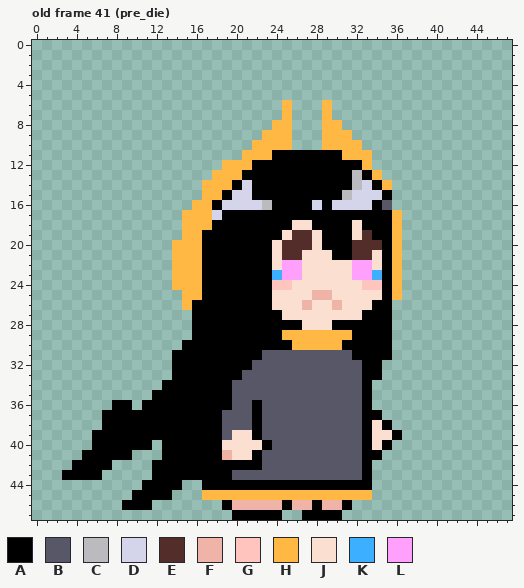
Pixel-art file, stored at saraqael/assets/ases/saraqael.ase. The picture above was drawn from the file before the commit.
48x48 pixels, 42 frames. Shown: old frame 41 (pre_die). The commit also changed other frames, which this record leaves out.
Palette (. is transparent): A #000000  B #575768  C #bbbabe  D #d4d4ea  E #522d29  F #efb3a7  G #ffc4bd  H #ffb844  J #fbe0d1  K #3cafff  L #ffa0fd
Pixels before, old frame 41 (pre_die), first column x 3:
 6 ......................H...H.......
 7 ......................H...H.......
 8 .....................HH...HH......
 9 ....................HHH...HHH.....
10 ...................HHHH...HHHH....
11 ..................HHHAAAAAAAHHH...
12 ................HHHAAAAAAAAAAAH...
13 ...............HHHAAAAAAAAAAACAH..
14 ..............HHHADAAAAAAAAAACDAH.
15 ..............HHADDAAAAAAAAACDDDA.
16 .............HHADDDDCAAAADADDDDAB.
17 ............HHHDAAAAAAAAAAAAAAAAAH
18 ............HHHAAAAAAAAJJAAAAJAAAH
19 ............HHAAAAAAAAJEEJAAAJEAAH
20 ...........HHHAAAAAAAJEEEJAAAEEEAH
21 ...........HHHAAAAAAAJEEJJJAAEEJAH
22 ...........HHHAAAAAAAJLLJJJJJLLJAH
23 ...........HHHAAAAAAAKLLJJJJJLLKAH
24 ...........HHHAAAAAAAGGJJJJJJJGGAH
25 ............HHAAAAAAAJJJJFFJJJJJAH
26 ............HAAAAAAAAJJJFJJFJJJAA.
27 .............AAAAAAAAAJJJJJJJJAAA.
28 .............AAAAAAAAAAAJJJAAAAAA.
29 .............AAAAAAAAAHHHHHHHAAAA.
30 ............AAAAAAAAAAAHHHHHAAAAA.
31 ...........AAAAAAAAABBBBBBBBBAAAA.
32 ...........AAAAAAAABBBBBBBBBBBAA..
33 ...........AAAAAAABBBBBBBBBBBBAA..
34 ..........AAAAAAABBBBBBBBBBBBBA...
35 .........AAAAAAAABBBBBBBBBBBBBA...
36 .....AA.AAAAAAAAABBABBBBBBBBBBA...
37 ....AAAAAAAAAAAABBBABBBBBBBBBBAA..
38 ....AAAAAAAAAAAABBBABBBBBBBBBBAJA.
39 ...AAAAAAAAAAAAABJJABBBBBBBBBBAJJA
40 ...AAAAAA.AAAAAAJJJJABBBBBBBBBAJA.
41 ..AAAAA...AAAAAAFJJABBBBBBBBBBAA..
42 .AAAA....AAAAAAAAAAABBBBBBBBBBA...
43 AAAA.....AAAAAAAABBBBBBBBBBBBBA...
44 ........AAAA..AAAAAAAAAAAAAAAAA...
45 .......AAAA...HHHHHHHHHHHHHHHHH...
46 ......AAA.......AFFFFFAFFAFFA.....
47 .................AAAAA..AAAA......
Now the later version:
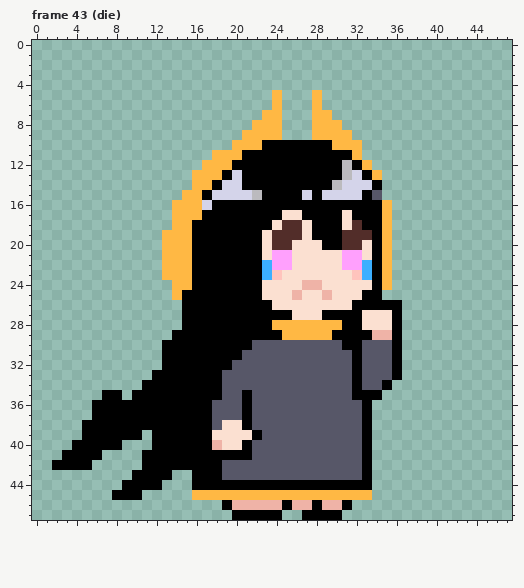
A new or re-ordered frame is compared with the old frame closest to it.
Edits made:
frames 42 -> 53
Frame 43 (die) is new; against old frame 41 (pre_die), layer "Layer":
y 5: x 24 . -> H; x 28 . -> H
y 6: x 24..25 .H -> H.; x 28..29 .H -> H.
y 7: x 23..25 ..H -> HH.; x 28 . -> H
y 8: x 22..23 .. -> HH; x 25 H -> .; x 28 . -> H
y 9: x 21..22 .. -> HH; x 25 H -> .; x 28 . -> H
y 10: x 20..21 .. -> HH; x 23..29 HHH...H -> AAAAAAA
y 11: x 18..23 ...HHH -> HHHAAA; x 31 H -> A; x 33 H -> .
y 12: x 17..18 .. -> HH; x 20..21 HH -> AA; x 31 A -> C
y 13: x 16..17 .. -> HH; x 19..20 HH -> AD; x 31..32 AC -> CD
y 14: x 16 . -> H; x 18..21 HHAD -> ADDA; x 30..32 AAC -> CDD; x 35 H -> .
y 15: x 15..19 ..HHA -> HHADD; x 22 A -> C; x 27 A -> D; x 29..31 AAC -> DDD; x 33..35 DDA -> AB.
y 16: x 14..15 .. -> HH; x 17 H -> D; x 19..23 DDDDC -> AAAAA; x 28 D -> A; x 30..33 DDDD -> AAAA; x 35 B -> H
y 17: x 14 . -> H; x 17..18 HD -> AA; x 25..26 AA -> JJ; x 31 A -> J; x 35..36 AH -> H.
y 18: x 14 . -> H; x 16..17 HH -> AA; x 24..26 AAJ -> JEE; x 31..32 AJ -> JE; x 35..36 AH -> H.
y 19: x 13..14 .. -> HH; x 16 H -> A; x 23..25 AAJ -> JEE; x 27..28 EJ -> JA; x 31..32 AJ -> EE; x 35..36 AH -> H.
y 20: x 13 . -> H; x 16 H -> A; x 23..24 AJ -> JE; x 26..27 EE -> JJ; x 31 A -> E; x 33..36 EEAH -> JAH.
y 21: x 13 . -> H; x 16 H -> A; x 23..26 AJEE -> JLLJ; x 30..36 AAEEJAH -> JLLJAH.
y 22: x 13 . -> H; x 16 H -> A; x 23..24 AJ -> KL; x 26 L -> J; x 31 J -> L; x 33..36 LJAH -> KAH.
y 23: x 13 . -> H; x 16 H -> A; x 23..26 AKLL -> KGJJ; x 32..36 LLKAH -> GKAH.
y 24: x 16 H -> A; x 23..25 AGG -> JJJ; x 27..28 JJ -> FF; x 33..36 GGAH -> JAH.
y 25: x 14..16 .HH -> HAA; x 23 A -> J; x 26 J -> F; x 28 F -> J; x 33..36 JJAH -> AA..
y 26: x 15 H -> A; x 27 F -> J; x 30 F -> J; x 32..33 JJ -> AA; x 36 . -> A
y 27: x 15 . -> A; x 25 J -> A; x 29..36 JJJJAAA. -> AAAAJJJA
y 28: x 15 . -> A; x 24..30 AAAJJJA -> HHHHHHH; x 33..36 AAA. -> JJJA
y 29: x 14..15 .. -> AA; x 30..31 HH -> AA; x 34..36 AA. -> FFA
y 30: x 13..14 .. -> AA; x 22..30 AAAAHHHHH -> BBBBBBBBB; x 33..36 AAA. -> BBBA
y 31: x 13 . -> A; x 21..22 AA -> BB; x 33..36 AAA. -> BBBA
y 32: x 13 . -> A; x 20..21 AA -> BB; x 32..36 BAA.. -> ABBBA
y 33: x 12..13 .. -> AA; x 19..20 AA -> BB; x 32..36 BAA.. -> ABBBA
y 34: x 11..12 .. -> AA; x 19 A -> B; x 32..35 BA.. -> ABBA
y 35: x 7..8 .. -> AA; x 10..11 .. -> AA; x 19 A -> B; x 21 B -> A; x 32 B -> A; x 34 . -> A
y 36: x 6..7 .. -> AA; x 10 . -> A; x 18..19 AA -> BB; x 21..22 BA -> AB
y 37: x 6 . -> A; x 18 A -> B; x 21..22 BA -> AB; x 34 A -> .
y 38: x 5..6 .. -> AA; x 18..22 ABBBA -> BJJAB; x 34..35 JA -> ..
y 39: x 5 . -> A; x 11 A -> .; x 18..19 AB -> JJ; x 34..36 JJA -> ...
y 40: x 4..5 .. -> AA; x 9..12 AAA. -> ...A; x 18 A -> F; x 21..23 JJA -> ABB; x 34..35 JA -> ..
y 41: x 3..4 .. -> AA; x 7..9 AAA -> ...; x 11..12 .. -> AA; x 19..22 FJJA -> AAAB; x 34 A -> .
y 42: x 2..3 .. -> AA; x 6..7 AA -> ..; x 11 . -> A; x 19..22 AAAA -> BBBB
y 43: x 3..6 AAAA -> ....; x 10..11 .. -> AA; x 14..15 AA -> ..; x 19 A -> B
y 44: x 9..10 .. -> AA; x 13..14 AA -> ..; x 16 . -> A
y 45: x 8..9 .. -> AA; x 11..13 AAA -> ...; x 16 . -> H
y 46: x 9..11 AAA -> ...
